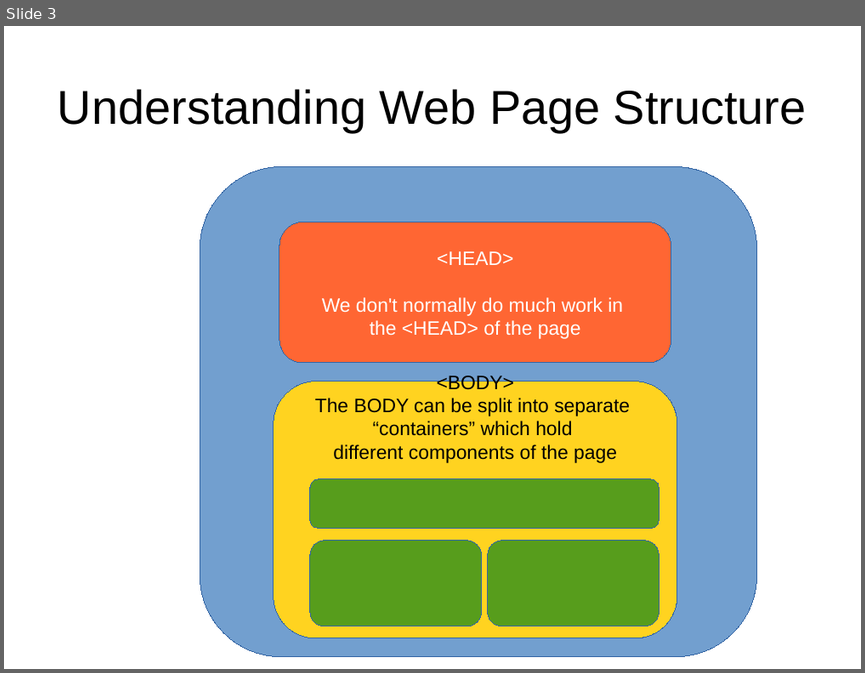
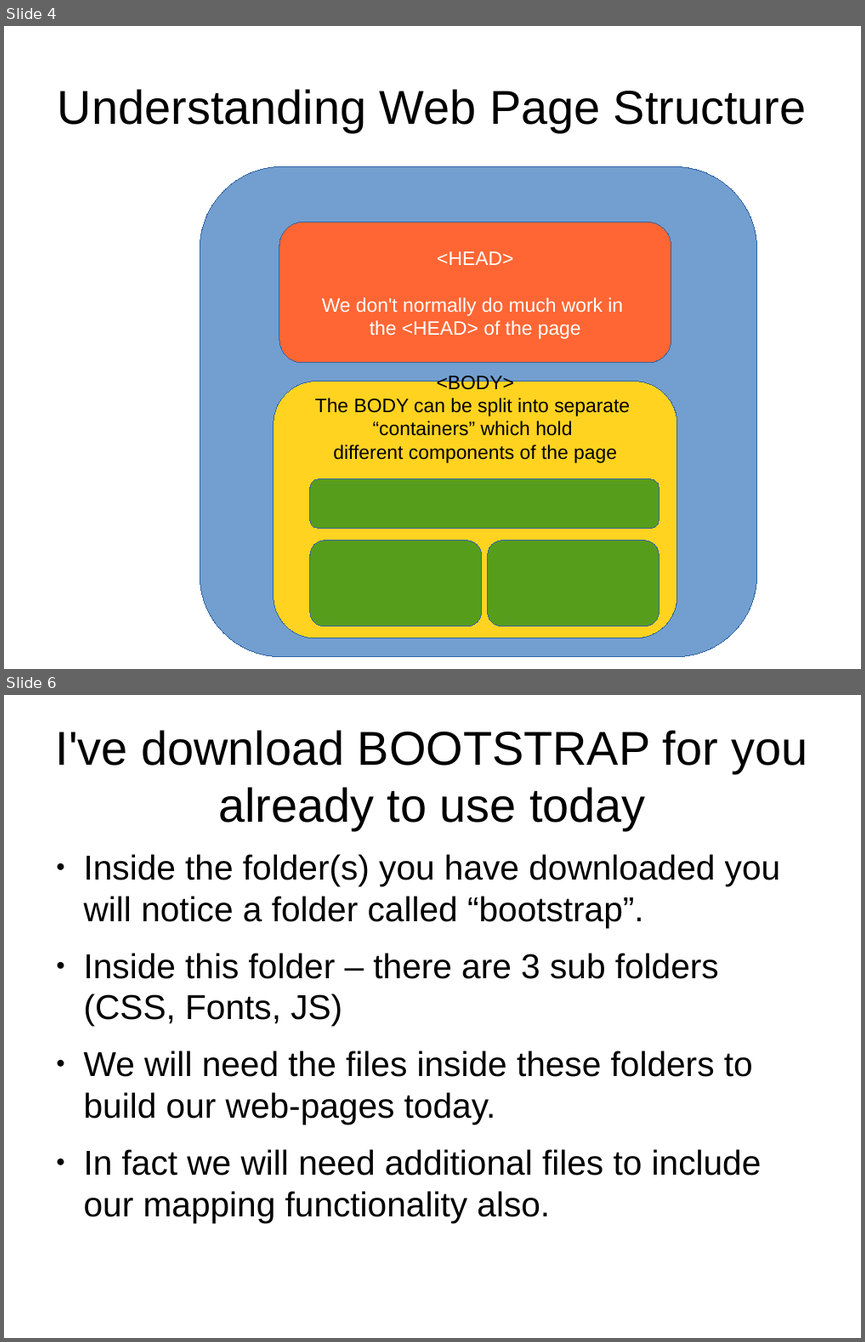
Before and after one commit to petermooney/December2014, a slide deck: LectureNotes.odp. Shown one above the other, each under a label of ours: slide 3 before the commit, slides 4 and 6 after it; the slides between them are not shown. The pictures are 865x673 and 865x1342 pixels, drawn with LibreOffice and Linux fonts; fonts in the diff are those of the drawing. Boxes give left, top, right and bottom in pixels: in the first picture for what was removed or moved away, otherwise in the second. Text is boxed around its words. In the diff, an @@ line names an element or a change of style, - is before the commit and + after.

Commit message:
Initial Setup of web-pages and Bootstrap files locally

```diff
--- a/LectureNotes.odp
+++ b/LectureNotes.odp
@@ slide 6 added at [4, 695, 861, 1338], background #FFFFFF @@
@@ title added at [56, 730, 807, 830], 44 pt, text #000000 @@
+I've download BOOTSTRAP for you already to use today
@@ text added at [84, 854, 781, 1222], 32 pt, text #000000 @@
+● Inside the folder(s) you have downloaded you will notice a folder called “bootstrap”.
+● Inside this folder – there are 3 sub folders (CSS, Fonts, JS)
+● We will need the files inside these folders to build our web-pages today.
+● In fact we will need additional files to include our mapping functionality also.
@@ what was slide 3 is now slide 4 @@
```
Also in this commit, not shown: 12 other slides added, 16 other files.
